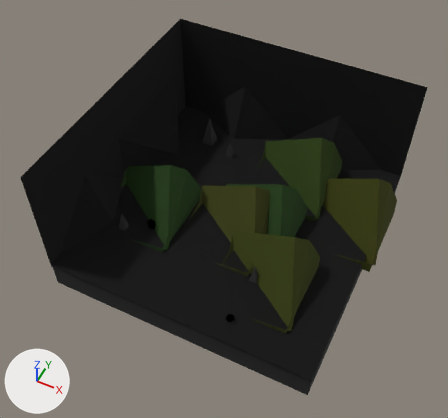
One commit to the Blender file Visual Project FIles/ROOMS/smfm room 7 cutscene redo.blend: the scene before it, then after it.
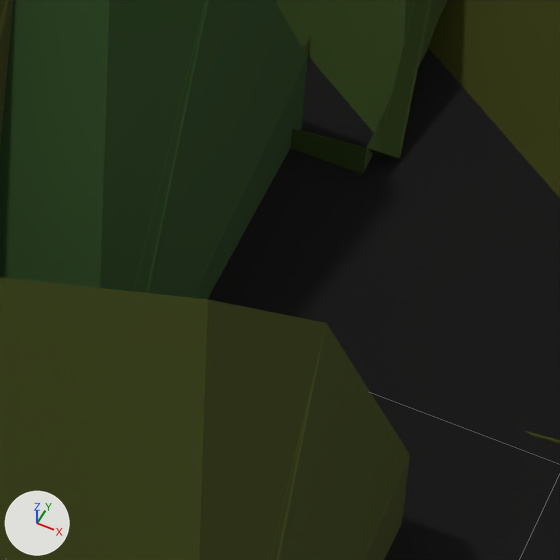
The first picture shows the older version from a 50 mm camera at (4.58, -9.93, 13.86) aimed at (-0.15, -0.46, 2.02). The close-ups show both versions on the part from 60% to 76% of the width and 48% to 65% of the height of that picture; other places that the commit changed are outside them. Arrows for +X, +Y and +Z are at lower left; the lights stay in place. The close-ups show mesh edges as thin lines.
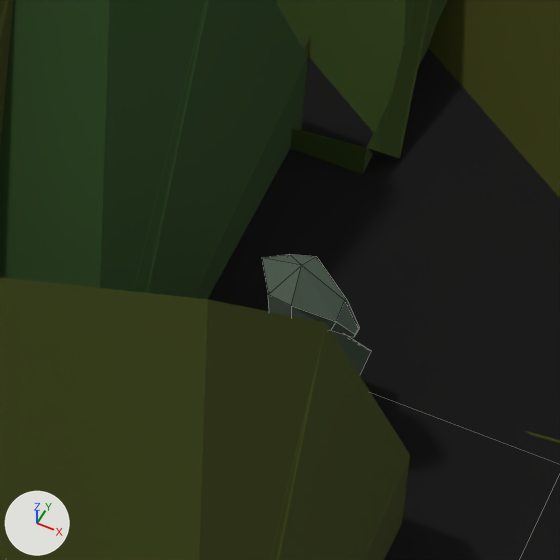
What changed in the scene script:
```text
Add mat_material_019:
    mat_material_019 = principled_material('Material.019')
    mat_material_019.base_color = (0.0301, 0.0215, 0.0101)  # brown #30281a
Add mat_material_020:
    mat_material_020 = principled_material('Material.020')
    mat_material_020.base_color = (0.104, 0.0723, 0.0493)  # brown #5b4c3f
Add mat_material_015:
    mat_material_015 = principled_material('Material.015')
    mat_material_015.base_color = (0.0821, 0.117, 0.0838)  # dark grey #516052
    mat_material_015.roughness = 1.0
Add mat_material_028:
    mat_material_028 = principled_material('Material.028')
    mat_material_028.base_color = (0.109, 0.109, 0.109)  # dark grey #5d5d5d
Add mat_material_017:
    mat_material_017 = principled_material('Material.017')
    mat_material_017.base_color = (0.0281, 0.0509, 0.0293)  # dark green #2f4030
    mat_material_017.roughness = 1.0
Add me_cube_098:
    me_cube_098.from_pydata(...)  # 64 vertices, 67 faces; spans x -1.509..-0.938, y -0.683..-0.107, z 1.253..2.18
    # faces by material slot: [33, 16, 3, 5, 10]
    me_cube_098.materials.append(mat_material_015)  # dark grey #516052
    me_cube_098.materials.append(mat_material_017)  # dark green #2f4030
    me_cube_098.materials.append(mat_material_019)  # brown #30281a
    me_cube_098.materials.append(mat_material_020)  # brown #5b4c3f
    me_cube_098.materials.append(mat_material_028)  # dark grey #5d5d5d
Add ob_cube_089:
    ob_cube_089 = bpy.data.objects.new('Cube.089', me_cube_098)
    ob_cube_089.location = (1.052, -0.615, 0.266)
    ob_cube_089.rotation_euler = (0.0, 0.0, -3.142)  # degrees (0, 0, -180)
    ob_cube_089.scale = (0.825, 0.825, 0.825)
```

Pixel boxes [x1, y1, x2, y2] of what changed, in the close-ups (560 x 560 px):
'Cube.089', added: after [262, 254, 371, 375]
    faces in mat_material_015 (dark grey #516052): [262, 254, 359, 337]
    faces in mat_material_017 (dark green #2f4030): [331, 330, 371, 375]
